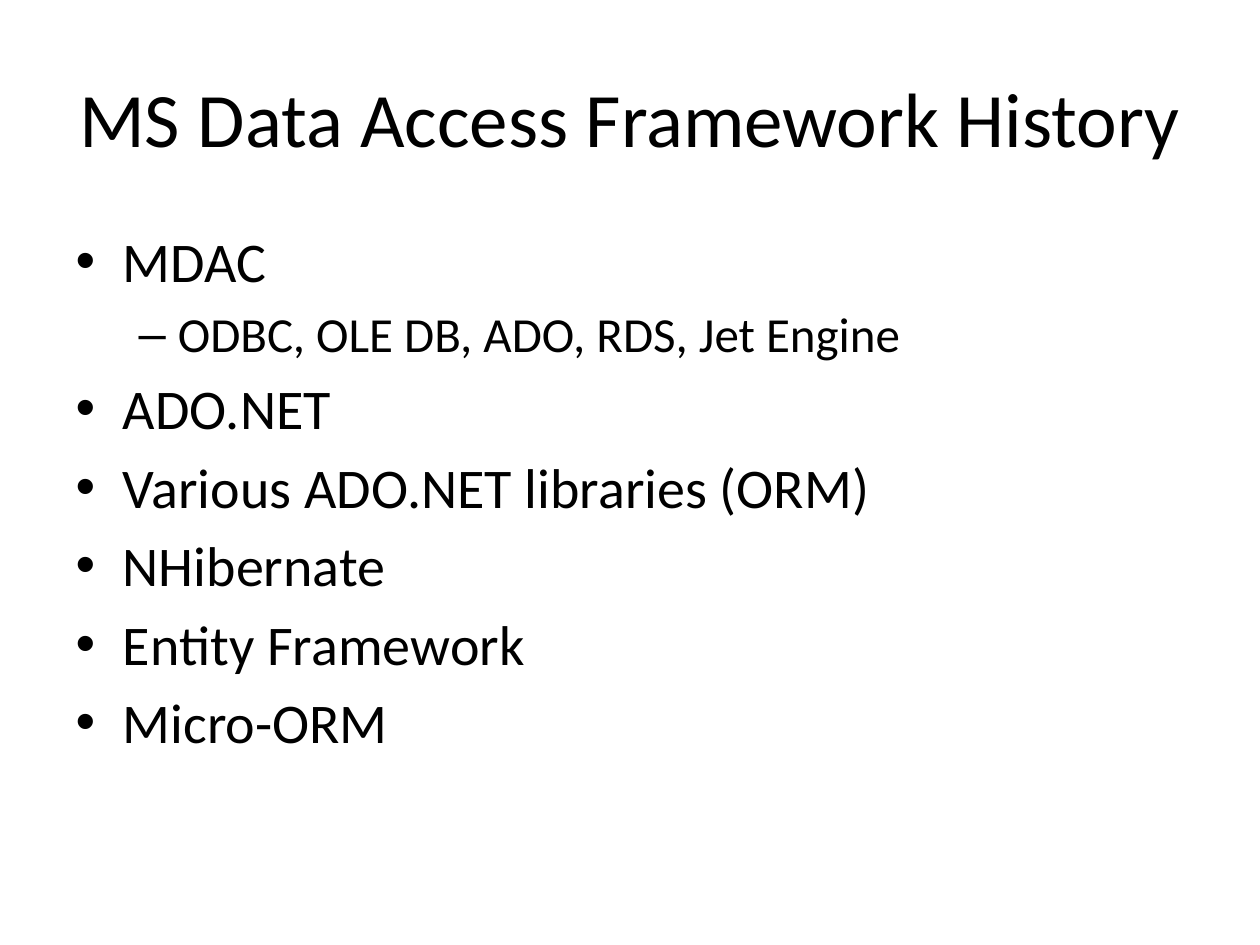
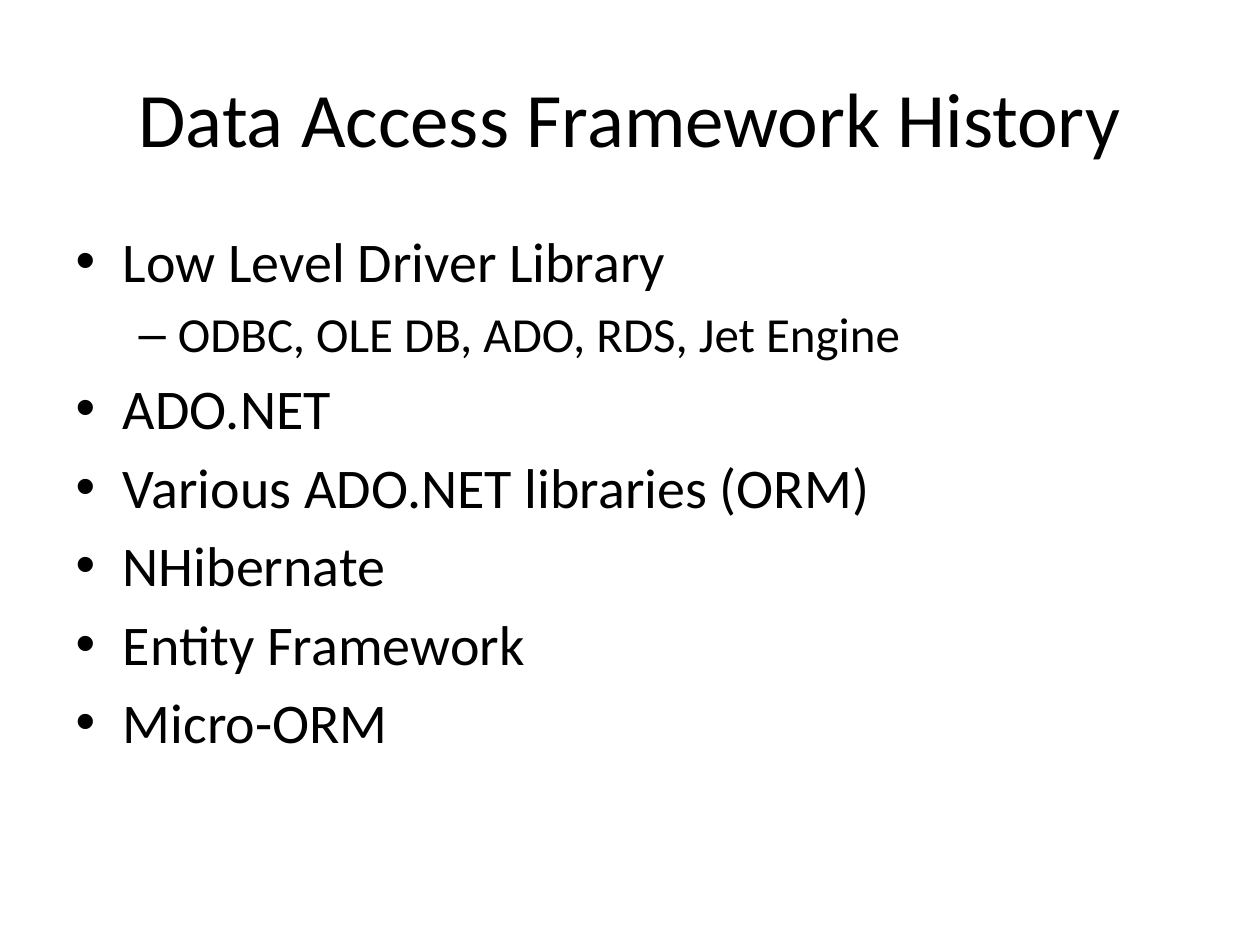
Before and after one commit to harrychou/Notes, a slide deck: slide 8 of Data Access Framework.pptx (slide 2 before the commit). Drawn at 1260x945 pixels with LibreOffice and Linux fonts; fonts in the diff are those of the drawing. Boxes give left, top, right and bottom in pixels: in the first picture for what was removed or moved away, otherwise in the second. Text is boxed around its words. In the diff, an @@ line names an element or a change of style, - is before the commit and + after.

```diff
--- a/Data Access Framework.pptx
+++ b/Data Access Framework.pptx
@@ title at box(139, 93, 1120, 160): text changed @@
-MS Data Access Framework History
+Data Access Framework History
@@ text at box(123, 243, 665, 291): text changed @@
-• MDAC
+• Low Level Driver Library
```
Also in this commit, not shown: 1 other slide changed, 6 slides added, 1 slide removed, 2 other files.
